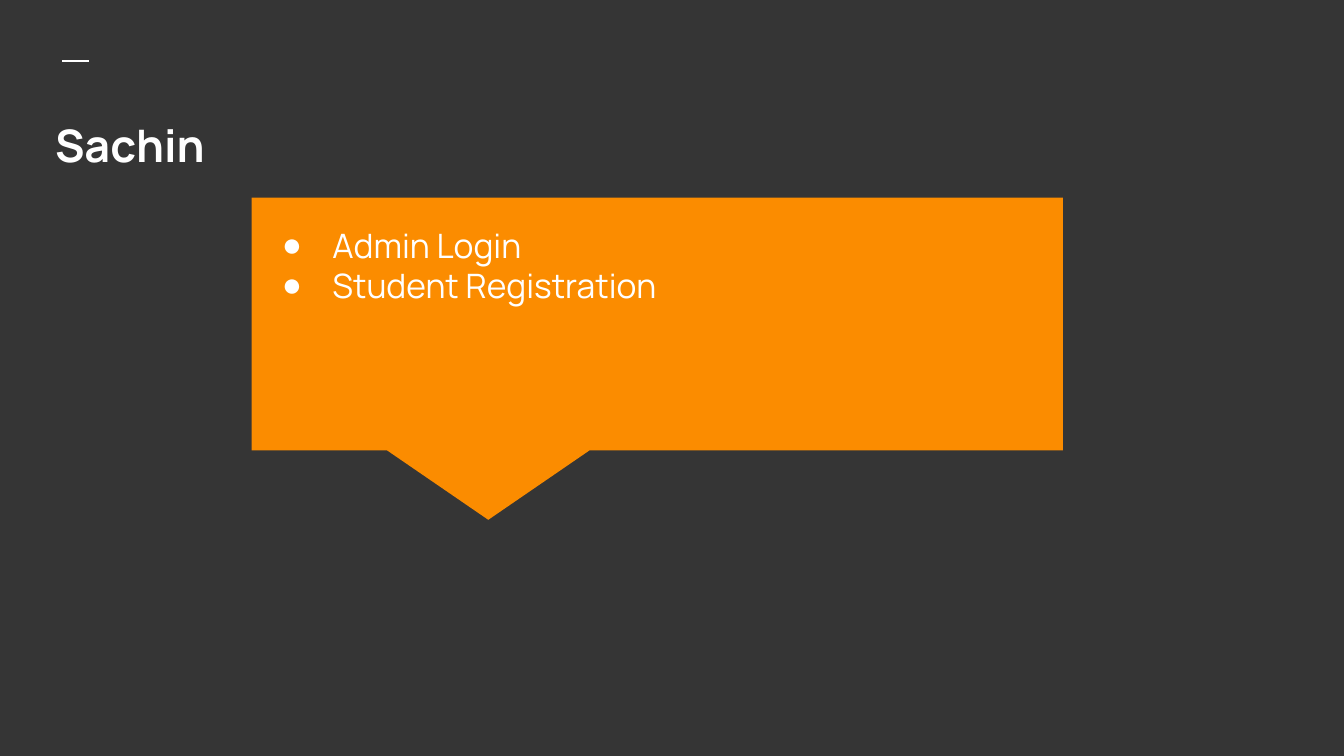
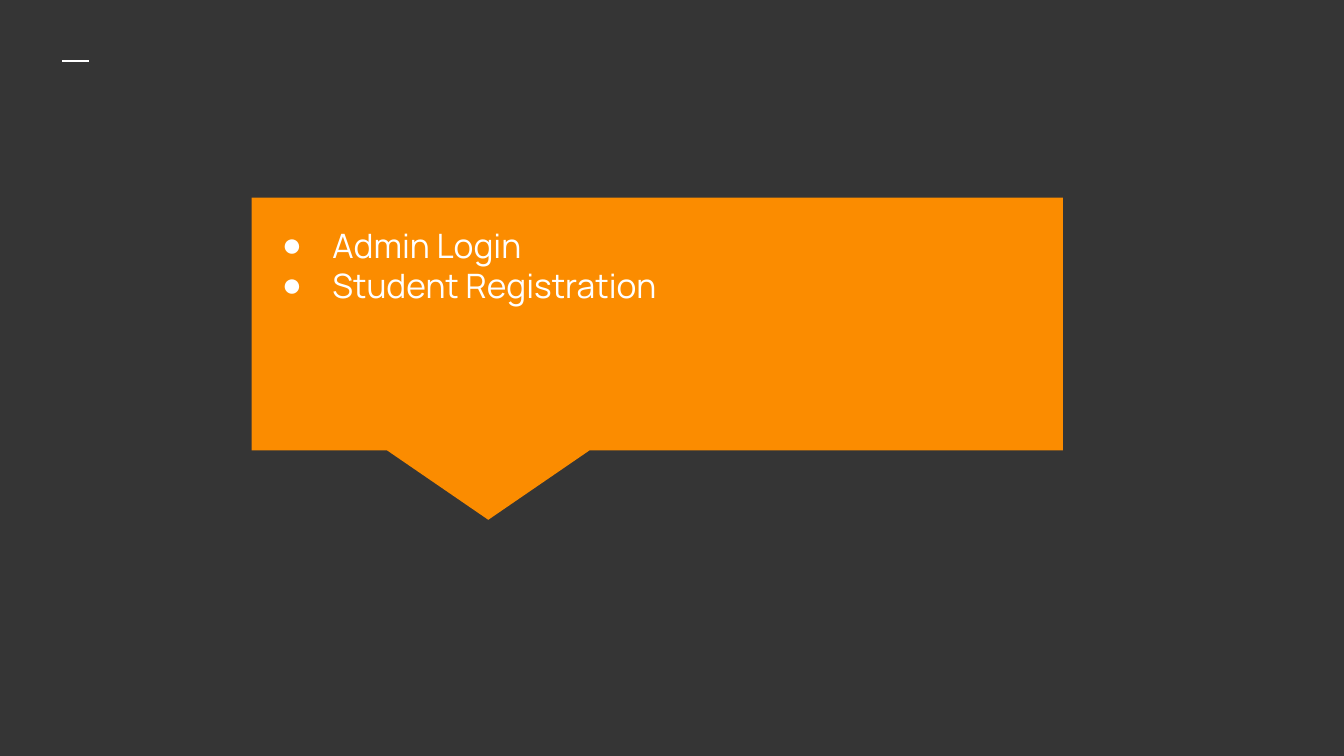
Before and after one commit to sid3555/Attendance_Management_System, a slide deck: slide 5 of Presentation PPT/Attendance Ppt.pptx. Drawn at 1344x756 pixels with LibreOffice and Linux fonts; fonts in the diff are those of the drawing. Boxes give left, top, right and bottom in pixels: in the first picture for what was removed or moved away, otherwise in the second. Text is boxed around its words. In the diff, an @@ line names an element or a change of style, - is before the commit and + after.

```diff
--- a/Presentation PPT/Attendance Ppt.pptx
+++ b/Presentation PPT/Attendance Ppt.pptx
@@ title removed at box(55, 129, 205, 163) @@
-Sachin
```
Also in this commit, not shown: 3 other slides changed.
